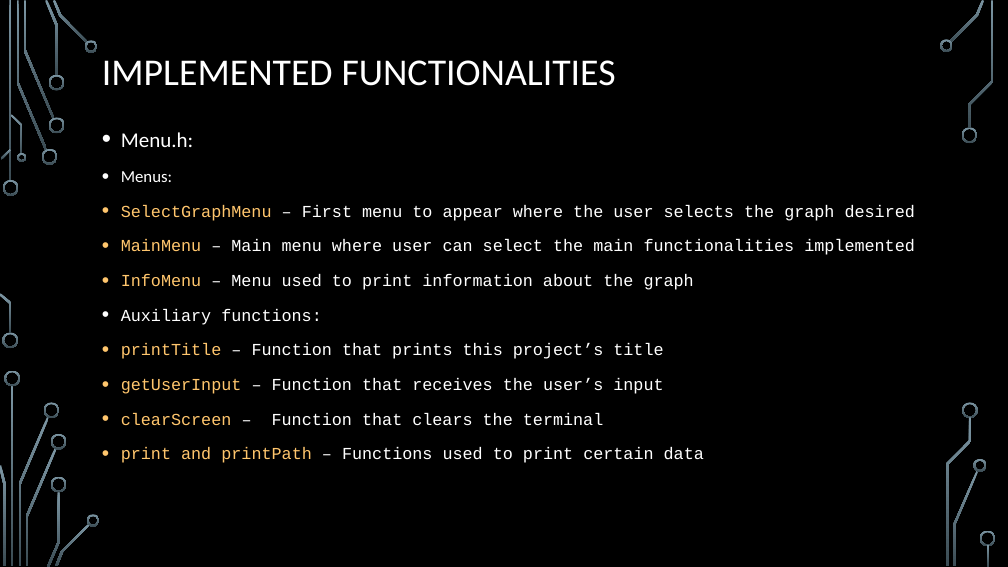
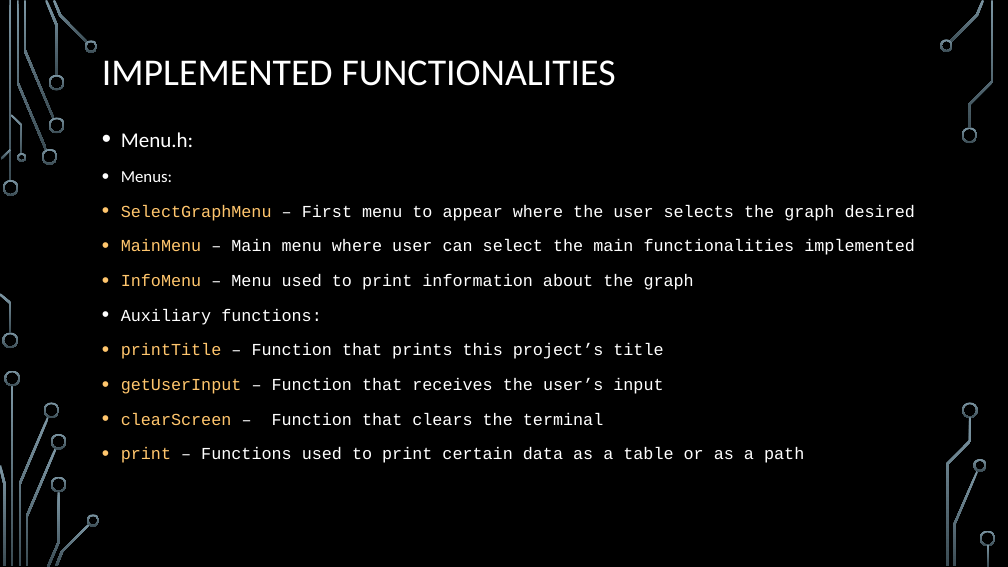
Before and after one commit to DiogoSant0s/DA2, a slide deck: slide 5 of DA2.pptx. Drawn at 1008x567 pixels with LibreOffice and Linux fonts; fonts in the diff are those of the drawing; background and template pictures are left out. Boxes give left, top, right and bottom in pixels: in the first picture for what was removed or moved away, otherwise in the second. Text is boxed around its words. In the diff, an @@ line names an element or a change of style, - is before the commit and + after.

Commit message:
Changed printing functions

```diff
--- a/DA2.pptx
+++ b/DA2.pptx
@@ text at <box>121,447,804,463</box>: text changed @@
-• print and printPath – Functions used to print certain data
+• print – Functions used to print certain data as a table or as a path
```
Also in this commit, not shown: 3 other files.
